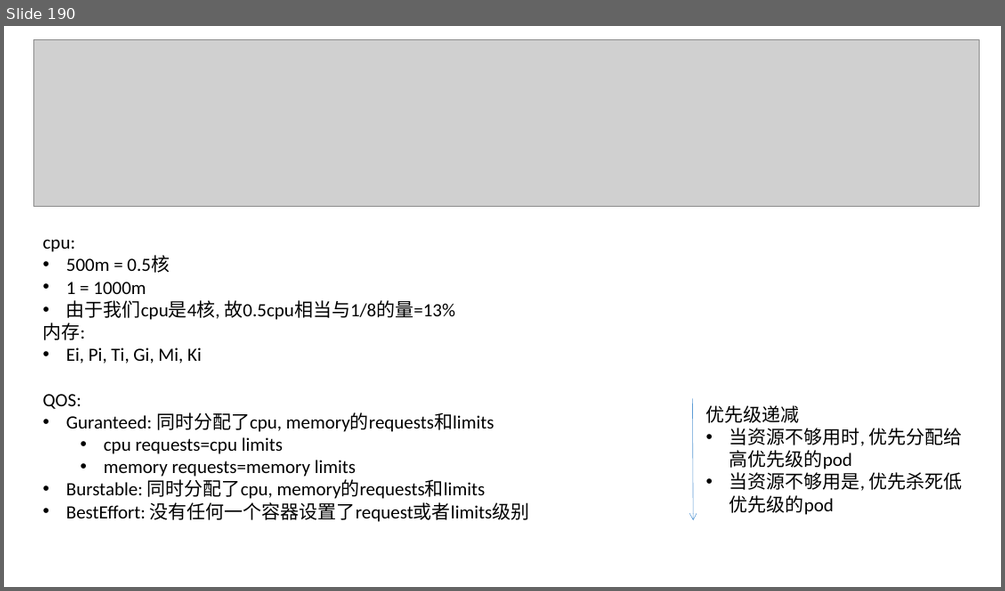
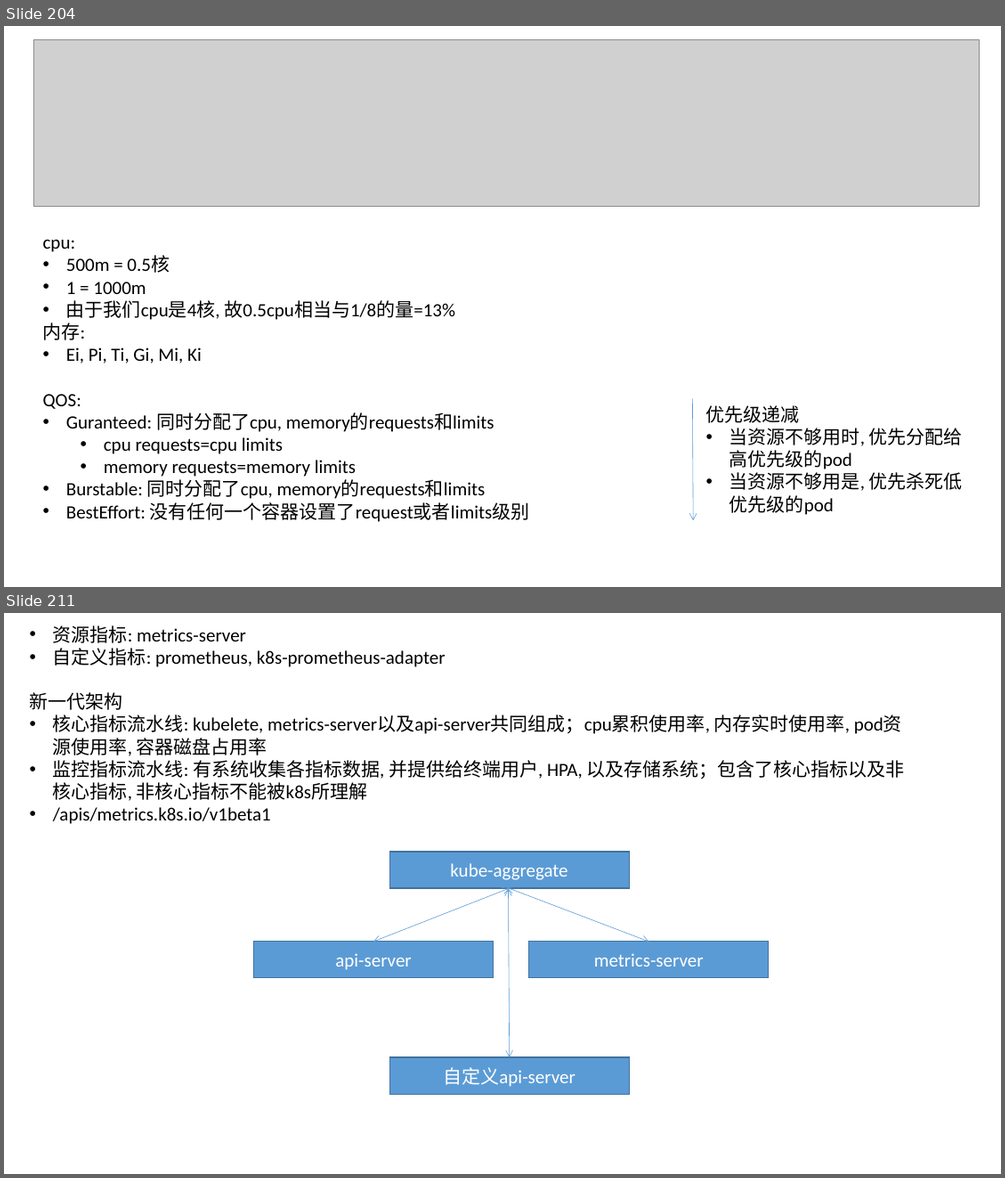
Before and after one commit to johnnylei/reource, a slide deck: k8s/kubernetes.pptx. Shown one above the other, each under a label of ours: slide 190 before the commit, slides 204 and 211 after it; the slides between them are not shown. The pictures are 1005x591 and 1005x1178 pixels, drawn with LibreOffice and Linux fonts; fonts in the diff are those of the drawing; grey boxes stand for pictures. Boxes give left, top, right and bottom in pixels: in the first picture for what was removed or moved away, otherwise in the second. Text is boxed around its words. In the diff, an @@ line names an element or a change of style, - is before the commit and + after.

```diff
--- a/k8s/kubernetes.pptx
+++ b/k8s/kubernetes.pptx
@@ slide 211 added at [4, 613, 1001, 1174], background #FFFFFF @@
@@ text added at [30, 625, 905, 824], 18 pt, text #000000 @@
+• 资源指标: metrics-server
+• 自定义指标: prometheus, k8s-prometheus-adapter
+新一代架构
+• 核心指标流水线: kubelete, metrics-server以及api-server共同组成；cpu累积使用率, 内存实时使用率, pod资源使用率, 容器磁盘占用率
+• 监控指标流水线: 有系统收集各指标数据, 并提供给终端用户, HPA, 以及存储系统；包含了核心指标以及非核心指标, 非核心指标不能被k8s所理解
+• /apis/metrics.k8s.io/v1beta1
@@ rectangle added at [390, 852, 629, 888], fill #5B9BD5, outline #43739E 1 pt, 18 pt, text #FFFFFF @@
+kube-aggregate
@@ double arrow added from (510, 888) to (373, 941), #5B9BD5 0.5 pt @@
@@ double arrow added from (507, 887) to (648, 941), #5B9BD5 0.5 pt @@
@@ double arrow added from (508, 889) to (510, 1057), #5B9BD5 0.5 pt @@
@@ rectangle added at [254, 941, 493, 978], fill #5B9BD5, outline #43739E 1 pt, 18 pt, text #FFFFFF @@
+api-server
@@ rectangle added at [529, 941, 769, 978], fill #5B9BD5, outline #43739E 1 pt, 18 pt, text #FFFFFF @@
+metrics-server
@@ rectangle added at [390, 1057, 629, 1094], fill #5B9BD5, outline #43739E 1 pt, 18 pt, text #FFFFFF @@
+自定义api-server
@@ what was slide 190 is now slide 204 @@
```
Also in this commit, not shown: 9 slides changed, 47 other slides added.
